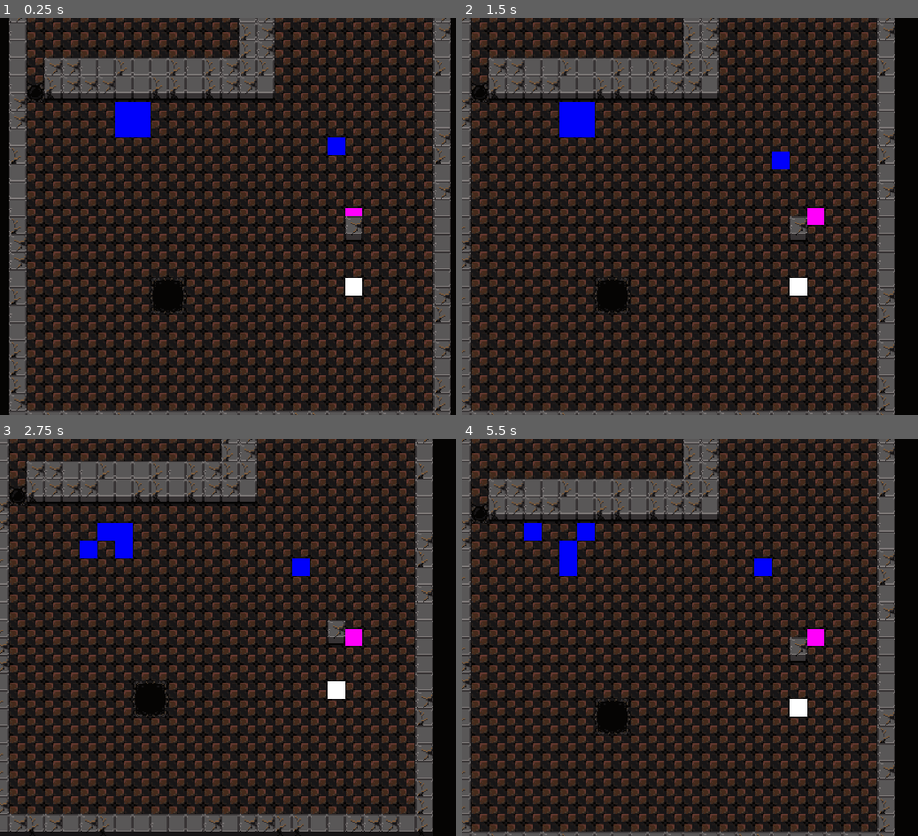
Above: before the commit, frames 1-4 (two rows, left to right).
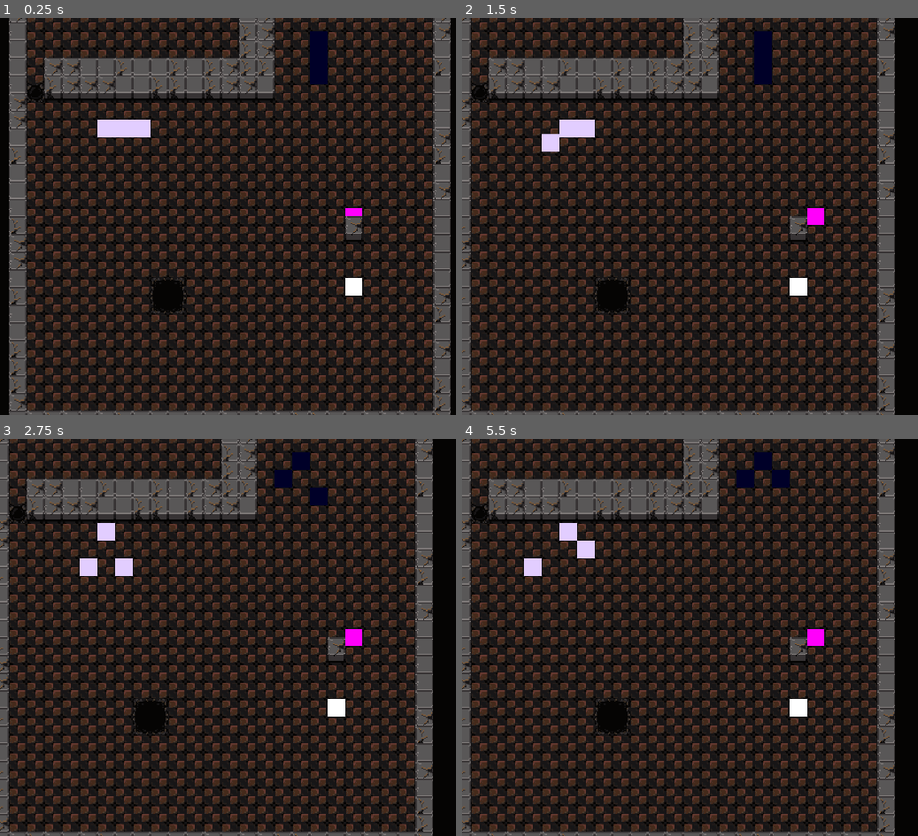
Above: after the commit, the same moments.

Repository: impstudio2024/Brackeys2024-2
Game: Godot game, scene res://Scenes/map.tscn
Same seed, same stepped clock (60 frames per second), same inputs: the game is played once before the commit and once after it.
Inputs (mouse positions are in pixels of both pictures, inside the frame that each line leads up to):
- Up to frame 1 (0.25 s): no input
- Up to frame 2 (1.5 s): tap Enter (ui_accept) at 0.5, 0.77, 1.25 s; move the mouse to (outside the picture) at 0.52 s; hold D (move_right) 0.53-1.28 s; hold F 0.53-1.28 s; click (outside the picture) at 0.67 s; move the mouse to (676, 236) at 1.27 s; hold S (down) from 1.28 s (still down); tap Space at 1.35 s
- Up to frame 3 (2.75 s): tap Enter (ui_accept) at 1.52 s; move the mouse to (424, 550) at 2.02 s; release S (down) at 2.03 s; hold D (move_right) from 2.03 s (still down); hold F from 2.03 s (still down)
- Up to frame 4 (5.5 s): tap Enter (ui_accept) at 2.75, 3.02, 3.77, 4.52, 5 s; move the mouse to (781, 716) at 2.77 s; release D (move_right) at 2.78 s; release F at 2.78 s; hold W (move_up) 2.78-3.53 s; tap Space at 2.85, 4.35 s; click (781, 716) at 2.92 s; move the mouse to (outside the picture) at 3.52 s; hold F 3.53-4.28 s; hold A (move_left) 3.53-5.03 s; move the mouse to (603, 577) at 4.27 s; move the mouse to (849, 637) at 5.02 s; hold S (down) from 5.03 s (still down); hold F from 5.03 s (still down); click (849, 637) at 5.17 s

The runs differ from the first frame. In frame 1, 1.3% of the frame differs, in the area x 21-76%, y 3-35%; in frame 2, 1.4%; in frame 3, 13%, in the area x 0-95%, y 0-100%; in frame 4, 1.7%.

Commit message:
Enemy combat finished
The animations are still needed but all of the enemies have different knockback behaviors.

Diff:
--- a/brackeys-2024-2/Resources/entities.tres
+++ b/brackeys-2024-2/Resources/entities.tres
@@ -1,7 +1,9 @@
-[gd_resource type="TileSet" load_steps=11 format=3 uid="uid://dnorlhe26qs1g"]
+[gd_resource type="TileSet" load_steps=13 format=3 uid="uid://dnorlhe26qs1g"]
 
-[ext_resource type="PackedScene" uid="uid://byato3jc056py" path="res://Scenes/enemy.tscn" id="1_0tak3"]
 [ext_resource type="PackedScene" uid="uid://cqb2lhib4yoaj" path="res://Scenes/character.tscn" id="2_btp56"]
+[ext_resource type="PackedScene" uid="uid://bv35mdft3kmc1" path="res://Scenes/enemies/skeleton.tscn" id="2_ngugj"]
+[ext_resource type="PackedScene" uid="uid://bx4g86cl6dnnt" path="res://Scenes/enemies/goblin.tscn" id="2_wvio2"]
+[ext_resource type="PackedScene" uid="uid://ctghkdgafr4i1" path="res://Scenes/enemies/dark_knight.tscn" id="3_2j7a0"]
 [ext_resource type="PackedScene" uid="uid://b3d8eggut23xb" path="res://Scenes/Weapons/spear.tscn" id="3_hbpf4"]
 [ext_resource type="PackedScene" uid="uid://cot7ydcvqvfdi" path="res://Scenes/Weapons/bow.tscn" id="4_si30w"]
 [ext_resource type="PackedScene" uid="uid://oyas1loulgv4" path="res://Scenes/Weapons/broadsword.tscn" id="5_vms6f"]
@@ -10,7 +12,9 @@
 
 [sub_resource type="TileSetScenesCollectionSource" id="TileSetScenesCollectionSource_hhl07"]
 resource_name = "Enemies"
-scenes/1/scene = ExtResource("1_0tak3")
+scenes/2/scene = ExtResource("2_ngugj")
+scenes/3/scene = ExtResource("2_wvio2")
+scenes/4/scene = ExtResource("3_2j7a0")
 
 [sub_resource type="TileSetScenesCollectionSource" id="TileSetScenesCollectionSource_m4jpx"]
 resource_name = "Pickups"
--- /dev/null
+++ b/brackeys-2024-2/Scenes/enemies/dark_knight.tscn
@@ -0,0 +1,10 @@
+[gd_scene load_steps=3 format=3 uid="uid://ctghkdgafr4i1"]
+
+[ext_resource type="PackedScene" uid="uid://byato3jc056py" path="res://Scenes/enemy.tscn" id="1_qwgyx"]
+[ext_resource type="Script" path="res://scripts/enemies/dark_knight.gd" id="2_4mja1"]
+
+[node name="Enemy" instance=ExtResource("1_qwgyx")]
+script = ExtResource("2_4mja1")
+
+[node name="WhiteSquare" parent="." index="0"]
+modulate = Color(1.50409e-07, 0, 0.157023, 1)
--- /dev/null
+++ b/brackeys-2024-2/Scenes/enemies/goblin.tscn
@@ -0,0 +1,10 @@
+[gd_scene load_steps=3 format=3 uid="uid://bx4g86cl6dnnt"]
+
+[ext_resource type="PackedScene" uid="uid://byato3jc056py" path="res://Scenes/enemy.tscn" id="1_ccehb"]
+[ext_resource type="Script" path="res://scripts/enemies/goblin.gd" id="2_lxdmq"]
+
+[node name="Enemy" instance=ExtResource("1_ccehb")]
+script = ExtResource("2_lxdmq")
+
+[node name="WhiteSquare" parent="." index="0"]
+modulate = Color(0.214665, 0.551126, 0.168649, 1)
--- /dev/null
+++ b/brackeys-2024-2/Scenes/enemies/skeleton.tscn
@@ -0,0 +1,10 @@
+[gd_scene load_steps=3 format=3 uid="uid://bv35mdft3kmc1"]
+
+[ext_resource type="PackedScene" uid="uid://byato3jc056py" path="res://Scenes/enemy.tscn" id="1_peago"]
+[ext_resource type="Script" path="res://scripts/enemies/skeleton.gd" id="2_2pu6u"]
+
+[node name="Enemy" instance=ExtResource("1_peago")]
+script = ExtResource("2_2pu6u")
+
+[node name="WhiteSquare" parent="." index="0"]
+modulate = Color(0.887284, 0.805529, 1, 1)
--- a/brackeys-2024-2/Scenes/enemy.tscn
+++ b/brackeys-2024-2/Scenes/enemy.tscn
@@ -6,5 +6,6 @@
 
 [node name="Enemy" groups=["enemies"] instance=ExtResource("1_wftm8")]
 script = ExtResource("2_unq7r")
+dmg = 1
 
 [node name="StateMachine" parent="." index="2" instance=ExtResource("2_02c6o")]
--- a/brackeys-2024-2/Scenes/map.tscn
+++ b/brackeys-2024-2/Scenes/map.tscn
@@ -139,7 +139,7 @@
 tile_set = SubResource("TileSet_0vx8l")
 
 [node name="Entities" type="TileMapLayer" parent="."]
-tile_map_data = PackedByteArray("AAAXAB0AAgAAAAAAAwAWABkAAAAAAAAAAQAKABcAAAAAAAAAAQALABgAAAAAAAAAAQALABcAAAAAAAAAAQAKABgAAAAAAAAAAQATABAAAAAAAAAAAQA=")
+tile_map_data = PackedByteArray("AAAXAB0AAgAAAAAAAwAJABgAAAAAAAAAAgAKABgAAAAAAAAAAgALABgAAAAAAAAAAgAVABMAAAAAAAAABAAVABQAAAAAAAAABAAVABUAAAAAAAAABAAIAA4AAAAAAAAAAwAIAA8AAAAAAAAAAwAIABAAAAAAAAAAAwA=")
 tile_set = ExtResource("3_dp0ja")
 
 [node name="Walls" type="TileMapLayer" parent="."]
--- a/brackeys-2024-2/Scenes/state_machine/chasing_state.gd
+++ b/brackeys-2024-2/Scenes/state_machine/chasing_state.gd
@@ -78,9 +78,12 @@
 			|| check_enemies_pos(new_position[0].point)):
 		new_position = a_star()
 		new_position.reverse()
-	if (new_position.size() > 0 && new_position[0].point != player.position):
-		await enemy.move(Global.entities.local_to_map(new_position.pop_front().point) - Global.entities.local_to_map(enemy.position))
-		#enemy.position = new_position.pop_front().point
+	if (new_position.size() > 0):
+		var direction: Vector2i = Global.entities.local_to_map(new_position.pop_front().point) - Global.entities.local_to_map(enemy.position)
+		var attacked_character: Character = await enemy.move(direction)
+		if attacked_character is Player:
+			enemy.attack(attacked_character, direction)
+
 
 func enter(_previous_state_path: String, _data := {}) -> void:
 	pass
--- a/brackeys-2024-2/Singletons/global.gd
+++ b/brackeys-2024-2/Singletons/global.gd
@@ -5,6 +5,7 @@
 signal enemy_added(enemy: Enemy)
 signal character_moved(player: Player)
 signal weapon_picked_up(weapon: Weapon)
+signal game_over
 
 var map: TileMapLayer
 var entities: TileMapLayer
--- a/brackeys-2024-2/scripts/characters.gd
+++ b/brackeys-2024-2/scripts/characters.gd
@@ -13,16 +13,15 @@
 
 
 func move(relative_movement: Vector2i) -> Character:
-	print('\n' + name + ' at ' + str(map_position)+ ' is moving')
-	print("movement is " + str(relative_movement))
-	print('destination is ' + str(map_position + relative_movement))
-	print('source id is ' + str(Global.entities.get_cell_source_id(map_position + relative_movement)))
+	#print('\n' + name + ' at ' + str(map_position)+ ' is moving')
+	#print("movement is " + str(relative_movement))
+	#print('destination is ' + str(map_position + relative_movement))
+	#print('source id is ' + str(Global.entities.get_cell_source_id(map_position + relative_movement)))
 
 	# we are basically not using the tilemmaplayers functionality becasuse it breaks everything. for explanation message @Malario
-	for character in get_tree().get_nodes_in_group('character'):
-		if not character.map_position == map_position + relative_movement: continue
-		return character as Character
 
+	var character_on_destination: Character = find_character_in_cell(map_position + relative_movement)
+	if character_on_destination: return character_on_destination
 
 	if Global.walls.get_cell_tile_data(map_position + relative_movement): return null
 
@@ -42,3 +41,15 @@
 		move(relative_movement)
 
 	return null
+
+func move_and_jump_over(direction: Vector2i):
+	var original_direction: Vector2i = direction
+	while find_character_in_cell(direction + map_position):
+		direction += original_direction
+	move(direction)
+
+func find_character_in_cell(cell: Vector2i) -> Character:
+	for character in get_tree().get_nodes_in_group('character'):
+		if not character.map_position == cell: continue
+		return character as Character
+	return null
--- /dev/null
+++ b/brackeys-2024-2/scripts/enemies/dark_knight.gd
@@ -0,0 +1,6 @@
+extends Enemy
+class_name DarkKnight
+
+func attack(player: Player, move_direction: Vector2i):
+	super(player, move_direction)
+	player.move_and_jump_over(move_direction)
--- /dev/null
+++ b/brackeys-2024-2/scripts/enemies/goblin.gd
@@ -0,0 +1,2 @@
+extends Enemy
+class_name Goblin
--- /dev/null
+++ b/brackeys-2024-2/scripts/enemies/skeleton.gd
@@ -0,0 +1,8 @@
+extends Enemy
+class_name Skeleton
+
+func attack(player: Player, move_direction: Vector2i):
+	super(player, move_direction)
+	print("moved from " + str(map_position))
+	move_and_jump_over(-move_direction)
+	print('moved to ' + str(map_position))
--- a/brackeys-2024-2/scripts/enemy.gd
+++ b/brackeys-2024-2/scripts/enemy.gd
@@ -2,6 +2,8 @@
 class_name Enemy
 
 var initial_pos: Vector2;
+@export var dmg = 1
+
 
 func _ready() -> void:
 	initial_pos = position
@@ -23,3 +25,6 @@
 func respawn():
 	if $StateMachine.state.name == "DeadState":
 		$StateMachine._transition_to_next_state("WanderState")
+
+func attack(player: Player, move_direction: Vector2i):
+	player.health -= dmg
--- a/brackeys-2024-2/scripts/player.gd
+++ b/brackeys-2024-2/scripts/player.gd
@@ -2,8 +2,15 @@
 class_name Player
 
 var turn_active: bool = true
+var health: int = 1:
+	set(value):
+		health = value
+		if health <= 0:
+			print('The player died. The death animation needs to be played. Do this in player.gd:9 ')
+			Global.game_over.emit()
 
 @onready var current_weapon : Weapon = $Fists
+
 
 func _ready() -> void:
 	Global.connect("weapon_picked_up", change_weapon)
@@ -30,8 +37,8 @@
 
 	if movement != Vector2i.ZERO:
 		turn_active = false
-		print(await move(movement))
-		print("Character moved!")  # Print a string to confirm that the character moved (FOR DEBUGGING)
+		await move(movement)
+		#print("Character moved!")  # Print a string to confirm that the character moved (FOR DEBUGGING)
 		Global.player_moved.emit(self) # Signal Global after character moves so the signal can be connected to enemies
 		match Global.specials.get_cell_source_id(map_position):
 			Global.SpecialTileTypes.EXIT:
Not shown: 1 places in brackeys-2024-2/Scenes/exit.tscn that only renumber resources
Not shown: 1 places in brackeys-2024-2/Scenes/map.tscn that only renumber resources
